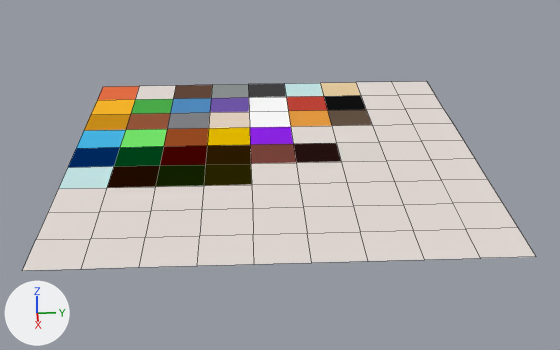
An edit to the Blender file Materials/MaterialsBI.blend, drawn before and after from the same camera.
One viewpoint serves both versions: a 50 mm camera at (28.3, -1.1, 13.4) aimed at (0.4, 0.3, -0.8). Arrows for +X, +Y and +Z are at lower left; the lights stay in place. Mesh edges are drawn as thin lines.

Names of what the first picture shows: '_MaterialsBI'.
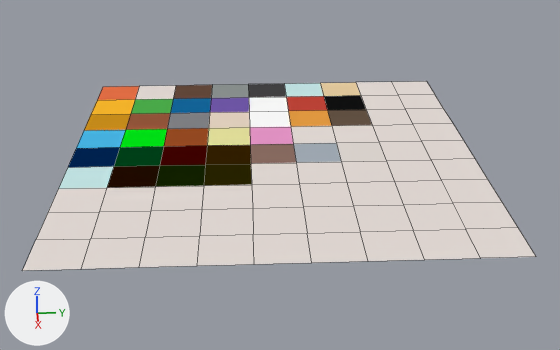
Boxes (x1, y1, x2, y2) around the edits, measured in the pictures (560 x 350 px):
'_MaterialsBI', recoloured: (68, 96, 344, 168) in both

The edits, one by one:
Material 'Blue' (mat_blue) changes colour from blue #528dc1 to blue #16679c; in linear values from (0.0844, 0.266, 0.533) to (0.00797, 0.136, 0.334).
Material 'GlowGreen' (mat_glowgreen) changes colour from green #76e76c to green #00e716; in linear values from (0.181, 0.8, 0.151) to (0.0, 0.8, 0.00829).
Material 'Pottery' (mat_pottery) changes colour from brown #7a453c to brown #8b6e63; in linear values from (0.196, 0.0595, 0.0446) to (0.26, 0.155, 0.124).
Material 'PotteryDark' (mat_potterydark) changes colour from black #251210 to grey #a2acb6; in linear values from (0.0188, 0.00614, 0.00511) to (0.363, 0.414, 0.467).
Material 'GlowYellow' (mat_glowyellow) changes colour from yellow #e7bc00 to beige #e7e39e; in linear values from (0.8, 0.502, 0.0) to (0.8, 0.771, 0.34).
Material 'GlowPurple' (mat_glowpurple) changes colour from purple #8f25e7 to pink #e796c8; in linear values from (0.274, 0.0183, 0.8) to (0.8, 0.304, 0.58).
